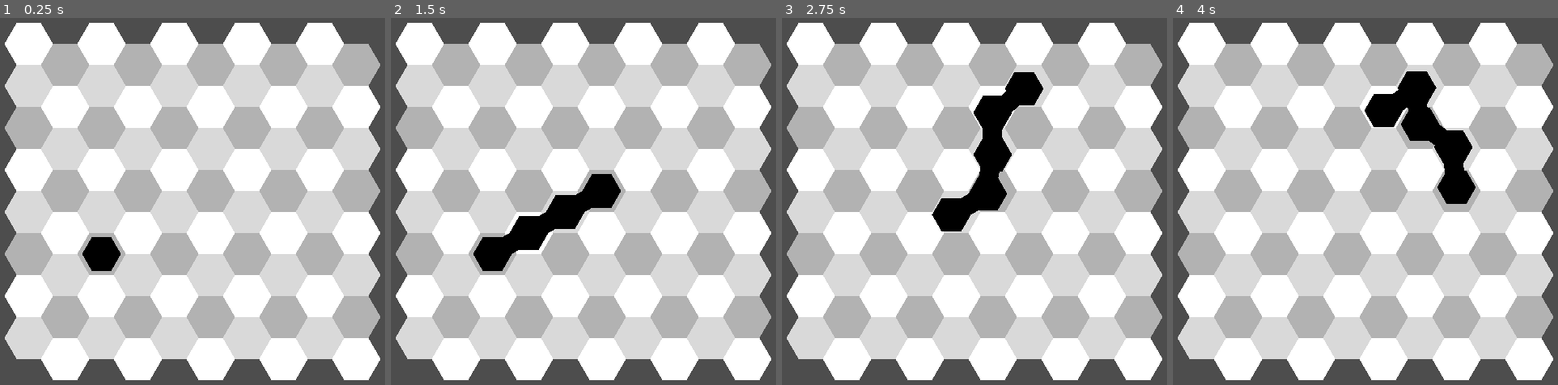
Above: before the commit, frames 1-4 (left to right).
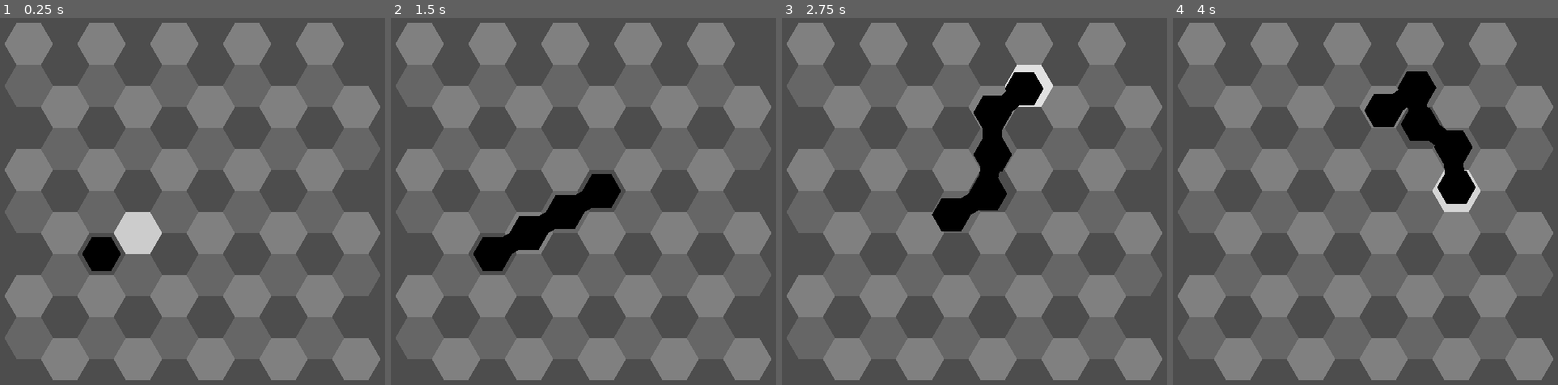
Above: after the commit, the same moments.

Repository: redpebble/sneksagon
Game: Godot game, scene res://scenes/map.tscn
The game is run twice, just before and just after one commit, with the same random seed, the same clock (stepped at 60 frames per second) and the same inputs.
Inputs (mouse positions are in pixels of both pictures, inside the frame that each line leads up to):
- Up to frame 1 (0.25 s): no input
- Up to frame 2 (1.5 s): move the mouse to (691, 175) at 0.52 s; press the mouse at (691, 175) at 0.53 s; move the mouse to (487, 227) at 1.27 s; release the mouse at (487, 227) at 1.28 s; click (487, 227) at 1.35 s
- Up to frame 3 (2.75 s): tap Enter at 2 s; move the mouse to (1024, 95) at 2.02 s; press the mouse at (1024, 95) at 2.03 s
- Up to frame 4 (4 s): move the mouse to (1342, 296) at 2.77 s; release the mouse at (1342, 296) at 2.78 s; click (1342, 296) at 2.85 s; move the mouse to (1511, 274) at 3.52 s; press the mouse at (1511, 274) at 3.53 s

The runs differ from the first frame. In frame 1, 86% of the frame differs, in the area x 1-99%, y 1-99%; in frame 2, 83%; in frame 3, 82%; in frame 4, 83%.

Commit message:
Highlighter singleton

Diff:
--- a/project.godot
+++ b/project.godot
@@ -15,6 +15,10 @@
 run/main_scene="uid://diuykrg1nilh"
 config/features=PackedStringArray("4.4", "GL Compatibility")
 config/icon="res://icon.svg"
+
+[autoload]
+
+Highlighter="*res://scenes/Singletons/highlighter.tscn"
 
 [display]
 
--- /dev/null
+++ b/scenes/Singletons/highlighter.gd
@@ -0,0 +1,33 @@
+extends Node2D
+
+@export_range(0.0, 1.0, 0.05) var min_brightness : float = 0.2
+@export_range(0.0, 2.0, 0.1) var pulse_interval : float = 1.0
+@onready var sprite := $Sprite2D
+
+var pulse_tween : Tween
+
+
+func _init() -> void:
+	z_index = 1
+
+func scale_to_width(hex_width : float) -> void:
+	var scale_amount = hex_width / sprite.texture.get_width()
+	sprite.scale = Vector2.ONE * scale_amount
+
+func highlight_position(pos : Vector2, show_highlight : bool) -> void:
+	visible = show_highlight
+	if sprite.global_position != pos:
+		pulse()
+	sprite.global_position = pos
+
+func pulse():
+	reset_brightness()
+	if pulse_tween: pulse_tween.kill()
+	pulse_tween = create_tween()
+	pulse_tween.finished.connect(pulse)
+	pulse_tween.set_ease(Tween.EASE_IN_OUT).set_trans(Tween.TRANS_SINE)
+	pulse_tween.tween_property(sprite, "modulate:a", min_brightness, pulse_interval * 0.5)
+	pulse_tween.tween_property(sprite, "modulate:a", 1, pulse_interval * 0.5)
+
+func reset_brightness():
+	sprite.modulate.a = 1.0
--- /dev/null
+++ b/scenes/Singletons/highlighter.tscn
@@ -0,0 +1,11 @@
+[gd_scene load_steps=3 format=3 uid="uid://d1spljt7y25ox"]
+
+[ext_resource type="Script" uid="uid://81ul36lxrxec" path="res://scenes/Singletons/highlighter.gd" id="1_58kum"]
+[ext_resource type="Texture2D" uid="uid://cxm64qxmq8ckv" path="res://assets/hex.png" id="2_dspiy"]
+
+[node name="Highlighter" type="Node2D"]
+z_index = 100
+script = ExtResource("1_58kum")
+
+[node name="Sprite2D" type="Sprite2D" parent="."]
+texture = ExtResource("2_dspiy")
--- a/scenes/map.gd
+++ b/scenes/map.gd
@@ -2,6 +2,7 @@
 
 @export_range(3, 30, 1) var hex_scale: int = 15
 @export_range(0.0, 0.5, 0.05) var grid_contrast : float = 0.15
+@export_range(0.0, 1.0, 0.05) var grid_brightness : float = 0.6
 @export var static_hex_scn : PackedScene = null
 @export var mover_hex_scn : PackedScene = null
 
@@ -13,6 +14,7 @@
 
 
 func _ready() -> void:
+	Highlighter.scale_to_width(hex_width)
 	populate_grid()
 	create_hex(mover_hex_scn, Vector2(2, 4), Color.BLACK)
 
@@ -74,9 +76,10 @@
 			var shift_amount : int = floori(0.5 * i) * -1
 			var adjusted_j   : int = j + shift_amount
 			var d = wrapi(adjusted_j - wrapi(i, 0, 3), 0, 3) * grid_contrast
+			d += 1.0 - grid_brightness
 			create_hex(static_hex_scn, Vector2(i, adjusted_j), Color.WHITE.darkened(d))
 
-# update entities when any are moved
+# update entity data when moved
 func _on_hex_moved(hex : Hex, from : Vector2, to : Vector2):
 	var from_coords = get_hex_coords(from)
 	var to_coords = get_hex_coords(to)
--- a/scenes/map.tscn
+++ b/scenes/map.tscn
@@ -7,5 +7,7 @@
 [node name="Map" type="Node2D"]
 script = ExtResource("1_4xfga")
 hex_scale = 30
+grid_contrast = 0.1
+grid_brightness = 0.5
 static_hex_scn = ExtResource("2_paxxb")
 mover_hex_scn = ExtResource("3_gldc4")
--- a/scenes/mover_hex.gd
+++ b/scenes/mover_hex.gd
@@ -16,6 +16,7 @@
 
 
 func _ready() -> void:
+	z_index = 10
 	if prev_segment == null:
 		head = self
 	scale *= 0.8
@@ -36,17 +37,26 @@
 		return
 	if move_tween and move_tween.is_running():
 		return
-	var input_vector : Vector2 = global_position.direction_to(get_global_mouse_position())
+	update_highlight()
 	if Input.is_action_pressed("lmb"):
-		move(input_vector)
+		move()
 
+func update_highlight():
+	var show_highlight : bool = (get_move_position() != global_position)
+	Highlighter.highlight_position(get_move_position(), show_highlight)
 
-func move(direction, duration := 0.25) -> Tween:
+func get_move_position() -> Vector2:
+	return map.get_move_position(self, round_hexagonal(get_input_vector()))
+func get_input_vector():
+	var mouse_input_vector := global_position.direction_to(get_global_mouse_position())
+	return mouse_input_vector
+
+func move(duration := 0.25) -> Tween:
 	if move_tween:
 		move_tween.kill()
 
 	last_position = global_position
-	var move_position = map.get_move_position(self, round_hexagonal(direction))
+	var move_position = get_move_position()
 	# do not "move" if position would not change
 	## FIXME: look here to deal with collisions
 	if is_head() and move_position == last_position:
@@ -58,7 +68,7 @@
 	move_tween.tween_property(self, "global_position", move_position, duration)
 
 	if next_segment:
-		next_segment.move(next_segment.global_position.direction_to(last_position))
+		next_segment.move()
 
 	## FIXME Just for testing ##
 	if is_head():
@@ -88,6 +98,7 @@
 	else:
 		next_segment.extend()
 
+
 func is_head():
 	return head == self
 
Not shown, added: scenes/Singletons/highlighter.gd.uid
